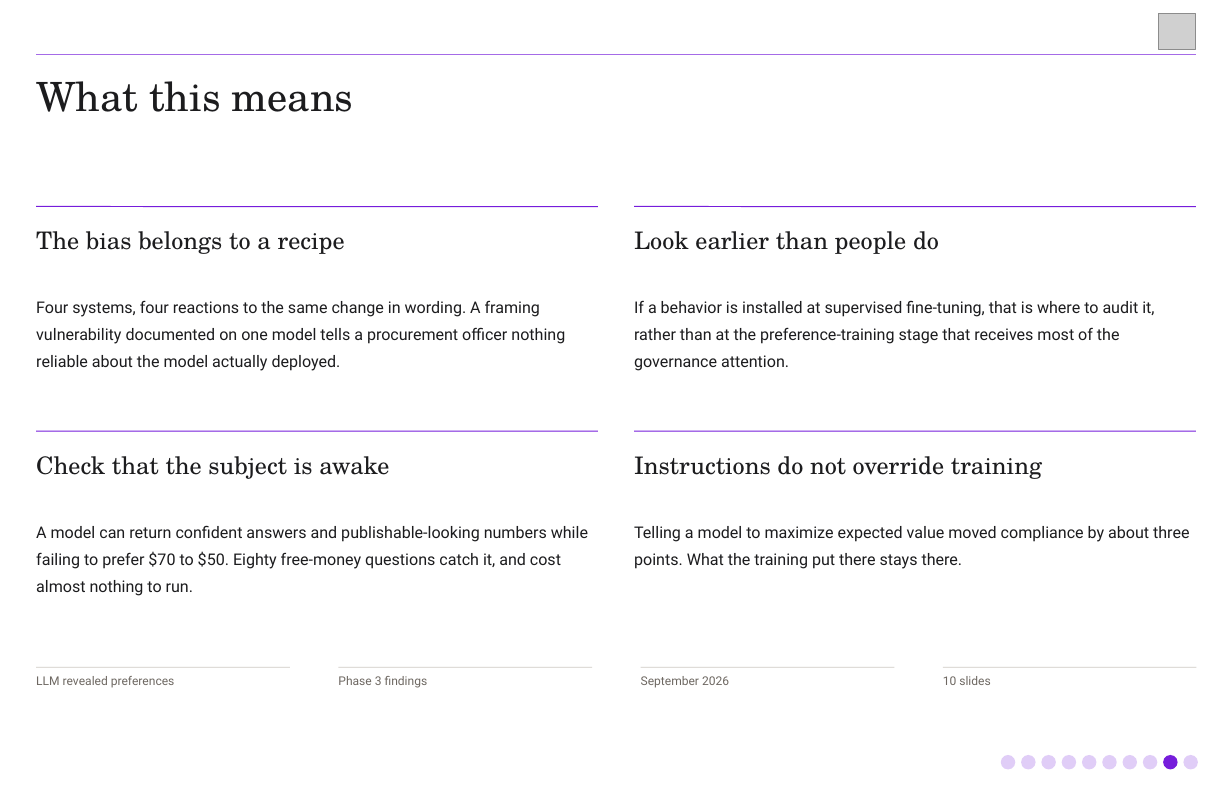
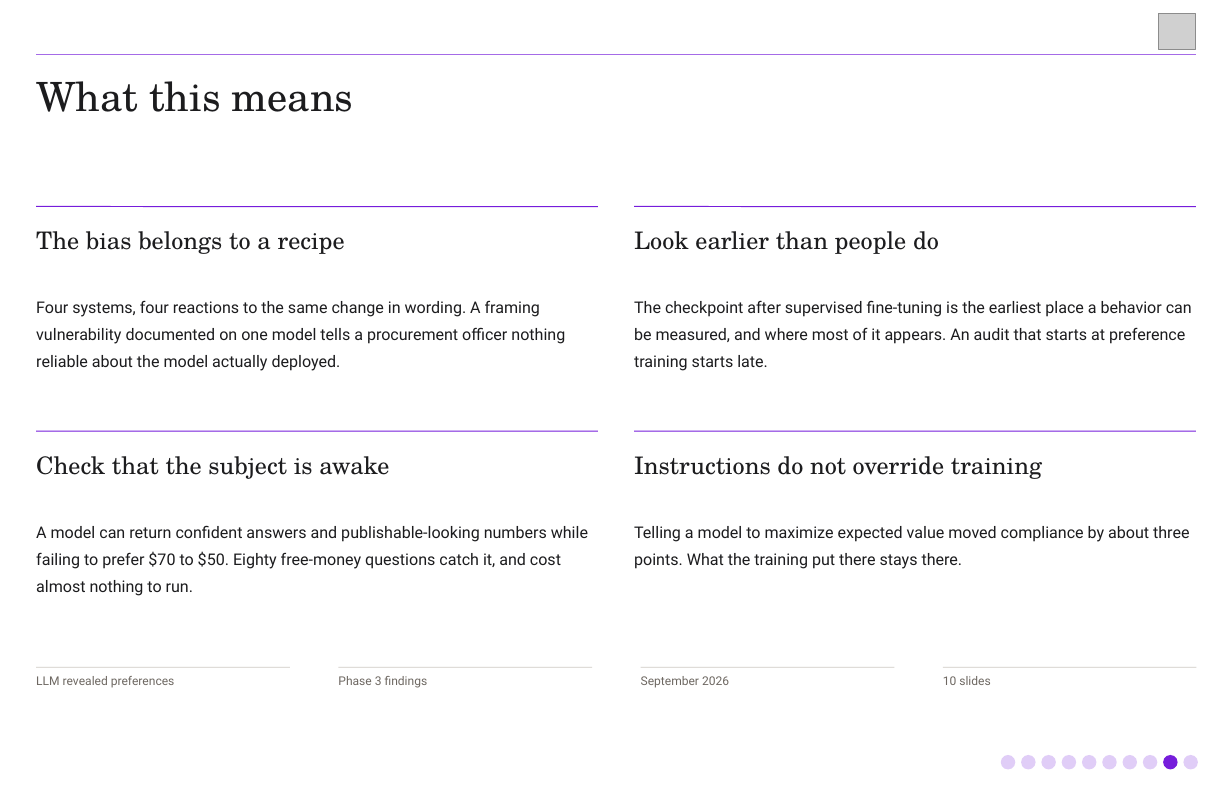
Before and after one commit to jblakeslee89/llm-revealed-preferences, a slide deck: slide 9 of briefings/phase3-findings-10min.pptx. Drawn at 1232x797 pixels with LibreOffice and Linux fonts; fonts in the diff are those of the drawing; grey boxes stand for pictures. Boxes give left, top, right and bottom in pixels: in the first picture for what was removed or moved away, otherwise in the second. Text is boxed around its words. In the diff, an @@ line names an element or a change of style, - is before the commit and + after.

```diff
--- a/briefings/phase3-findings-10min.pptx
+++ b/briefings/phase3-findings-10min.pptx
@@ text at [634,300,1192,371]: text changed @@
-If a behavior is installed at supervised fine-tuning, that is where to audit it, rather than at the preference-training stage that receives most of the governance attention.
+The checkpoint after supervised fine-tuning is the earliest place a behavior can be measured, and where most of it appears. An audit that starts at preference training starts late.
```
Also in this commit, not shown: 3 other slides changed, 2 other files.
